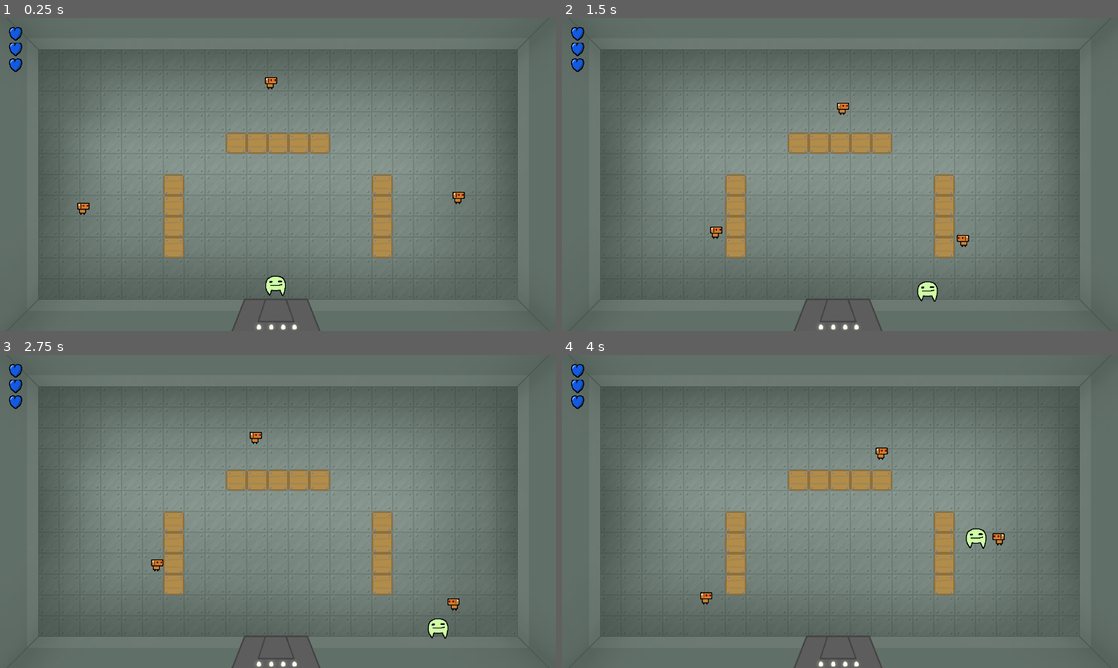
Above: before the commit, frames 1-4 (two rows, left to right).
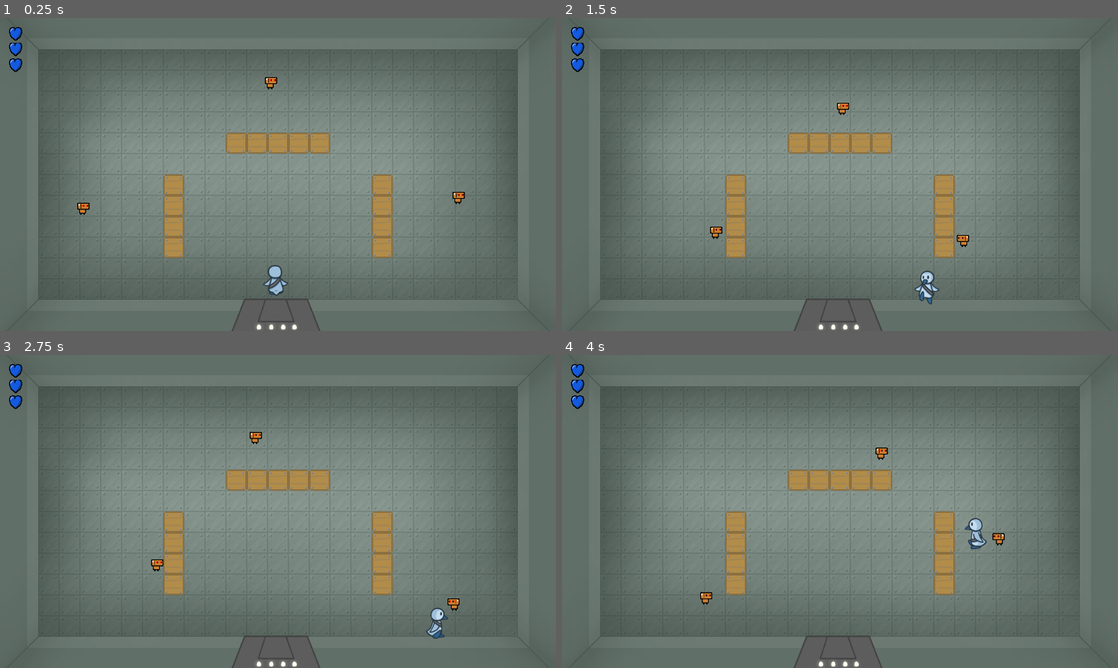
Above: after the commit, the same moments.

Repository: actually-reb/fenrir-2020
Game: Godot game, scene res://scene/Main.tscn
Same seed, same stepped clock (60 frames per second), same inputs: the game is played once before the commit and once after it.
Inputs (mouse positions are in pixels of both pictures, inside the frame that each line leads up to):
- Up to frame 1 (0.25 s): no input
- Up to frame 2 (1.5 s): move the mouse to (962, 158) at 0.52 s; hold D (move_right) 0.53-1.28 s; click (962, 158) at 0.67 s; move the mouse to (728, 190) at 1.27 s; hold S (move_down) from 1.28 s (still down)
- Up to frame 3 (2.75 s): move the mouse to (333, 442) at 2.02 s; release S (move_down) at 2.03 s; hold D (move_right) from 2.03 s (still down)
- Up to frame 4 (4 s): move the mouse to (812, 574) at 2.77 s; release D (move_right) at 2.78 s; hold W (move_up) 2.78-3.53 s; click (812, 574) at 2.92 s; move the mouse to (1006, 558) at 3.52 s; hold A (move_left) from 3.53 s (still down)

The runs differ from the first frame. In frame 1, 0.3% of the frame differs, in the area x 47-52%, y 78-89%; in frame 2, 0.3%; in frame 3, 0.3%; in frame 4, 0.3%, in the area x 72-77%, y 52-62%.

Commit message:
walking animations

Diff:
--- a/entity/Player.gd
+++ b/entity/Player.gd
@@ -2,6 +2,7 @@
 
 onready var invuln_timer = $InvulnTimer
 onready var melee_attack_timer = $MeleeAttackTimer
+onready var animated_sprite = $AnimatedSprite
 
 var MELEE_ATTACK = preload("res://entity/MeleeAttack.tscn")
 
@@ -39,6 +40,8 @@
 		move += Vector2(1, 0)
 	move = move.normalized()
 
+	set_walk_animation(move)
+
 	if move.x != 0 or move.y != 0:
 		velocity += move * accel * delta
 	else: # Decelerate if not moving
@@ -55,6 +58,23 @@
 	if event is InputEventMouseButton and event.button_index == BUTTON_LEFT and event.pressed:
 		var mouse_dir = (event.position - position).normalized()
 		melee_attack(mouse_dir)
+
+func set_walk_animation(dir):
+	if dir == Vector2():
+		animated_sprite.stop()
+	else:
+		if not animated_sprite.playing:
+			animated_sprite.play()
+		if dir.x != 0:
+			if dir.x < 0:
+				animated_sprite.animation = "left"
+			else:
+				animated_sprite.animation = "right"
+		else:
+			if dir.y < 0:
+				animated_sprite.animation = "up"
+			else:
+				animated_sprite.animation = "down"
 
 func melee_attack(dir):
 	if melee_attack_timer.is_stopped():
--- a/entity/Player.tscn
+++ b/entity/Player.tscn
@@ -1,8 +1,38 @@
-[gd_scene load_steps=5 format=2]
+[gd_scene load_steps=13 format=2]
 
 [ext_resource path="res://entity/Player.gd" type="Script" id=1]
-[ext_resource path="res://sprite/player.png" type="Texture" id=2]
+[ext_resource path="res://sprite/obj_player_right_2.png" type="Texture" id=2]
 [ext_resource path="res://sfx/woosh_sound001.wav" type="AudioStream" id=3]
+[ext_resource path="res://sprite/obj_player_left_2.png" type="Texture" id=4]
+[ext_resource path="res://sprite/obj_player_up(real)_2.png" type="Texture" id=5]
+[ext_resource path="res://sprite/obj_player_down.png" type="Texture" id=6]
+[ext_resource path="res://sprite/obj_player_right.png" type="Texture" id=7]
+[ext_resource path="res://sprite/obj_player_up(real).png" type="Texture" id=8]
+[ext_resource path="res://sprite/obj_player_left.png" type="Texture" id=9]
+[ext_resource path="res://sprite/obj_player_down_2.png" type="Texture" id=10]
+
+[sub_resource type="SpriteFrames" id=2]
+animations = [ {
+"frames": [ ExtResource( 7 ), ExtResource( 2 ) ],
+"loop": true,
+"name": "right",
+"speed": 5.0
+}, {
+"frames": [ ExtResource( 9 ), ExtResource( 4 ) ],
+"loop": true,
+"name": "left",
+"speed": 5.0
+}, {
+"frames": [ ExtResource( 8 ), ExtResource( 5 ) ],
+"loop": true,
+"name": "up",
+"speed": 5.0
+}, {
+"frames": [ ExtResource( 6 ), ExtResource( 10 ) ],
+"loop": true,
+"name": "down",
+"speed": 5.0
+} ]
 
 [sub_resource type="RectangleShape2D" id=1]
 extents = Vector2( 16.1027, 18.2602 )
@@ -12,8 +42,11 @@
 ]]
 script = ExtResource( 1 )
 
-[node name="Sprite" type="Sprite" parent="."]
-texture = ExtResource( 2 )
+[node name="AnimatedSprite" type="AnimatedSprite" parent="."]
+position = Vector2( -1, -10 )
+scale = Vector2( 0.6, 0.6 )
+frames = SubResource( 2 )
+animation = "up"
 
 [node name="CollisionShape2D" type="CollisionShape2D" parent="."]
 position = Vector2( 0.502273, 0.936423 )
